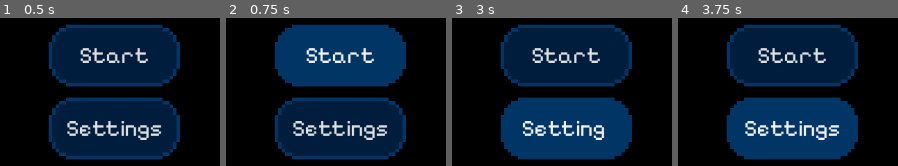
Above: before the commit, frames 1-4 (left to right).
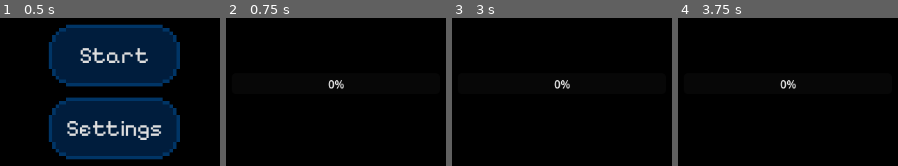
Above: after the commit, the same moments.

Repository: CWmain/BigModeGameJam2025
Game: Godot game, scene res://Levels/main_menu.tscn
Same seed, same stepped clock (60 frames per second), same inputs: the game is played once before the commit and once after it.
Inputs (mouse positions are in pixels of both pictures, inside the frame that each line leads up to):
- Up to frame 1 (0.5 s): no input
- Up to frame 2 (0.75 s): click "Start" at 0.5 s
- Up to frame 3 (3 s): click (566, 55) at 1.25 s, where only the run before the commit has a clickable "Start"; click (566, 55) at 2 s, where only the run before the commit has a clickable "Start"; click (566, 129) at 2.75 s, where only the run before the commit has a clickable "Settings"
- Up to frame 4 (3.75 s): move the mouse to (outside the picture) at 3.52 s; press the mouse at (outside the picture) at 3.53 s

Frame 1 is identical in both runs. In frame 2, 47% of the frame differs, in the area x 22-82%, y 4-96%; in frame 3, 47%; in frame 4, 47%.

Commit message:
Have start button take player to load screen, which will load the game and pre-render all effects

Diff:
--- /dev/null
+++ b/Levels/load_screen.tscn
@@ -0,0 +1,9 @@
+[gd_scene format=3 uid="uid://bfm3w0r78n73t"]
+
+[node name="LoadScreen" type="Node2D"]
+
+[node name="ProgressBar" type="ProgressBar" parent="."]
+offset_left = 420.0
+offset_top = 297.0
+offset_right = 720.0
+offset_bottom = 327.0
--- a/Levels/main_menu.gd
+++ b/Levels/main_menu.gd
@@ -1,9 +1,10 @@
 extends Node2D
 
+var loadScreen = preload("res://Levels/load_screen.tscn")
 
 func _on_start_pressed():
 	print("Go to load screen to background load level / particles")
-
+	get_tree().change_scene_to_packed(loadScreen)
 
 func _on_settings_pressed():
 	print("Hide menu options and show settings options")
